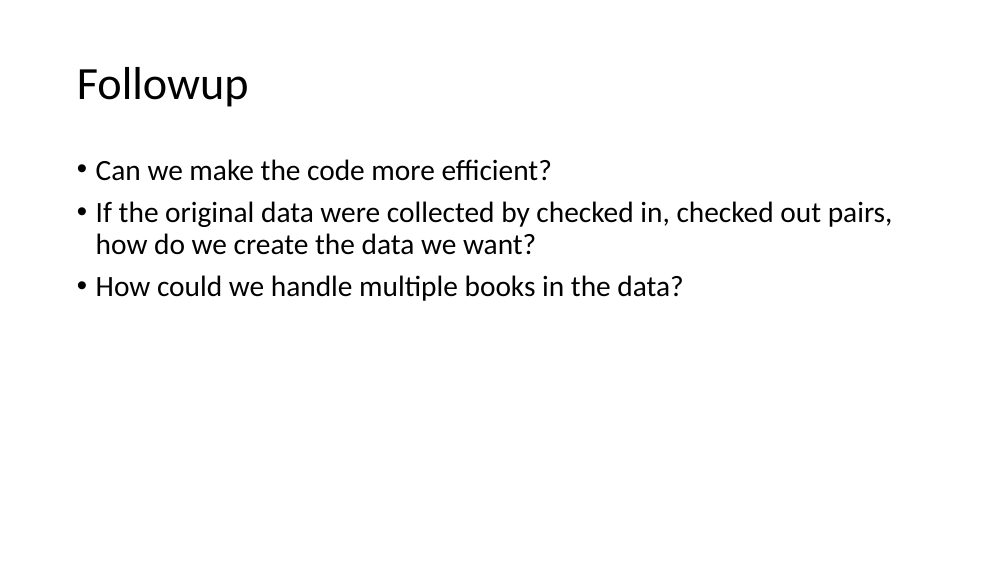
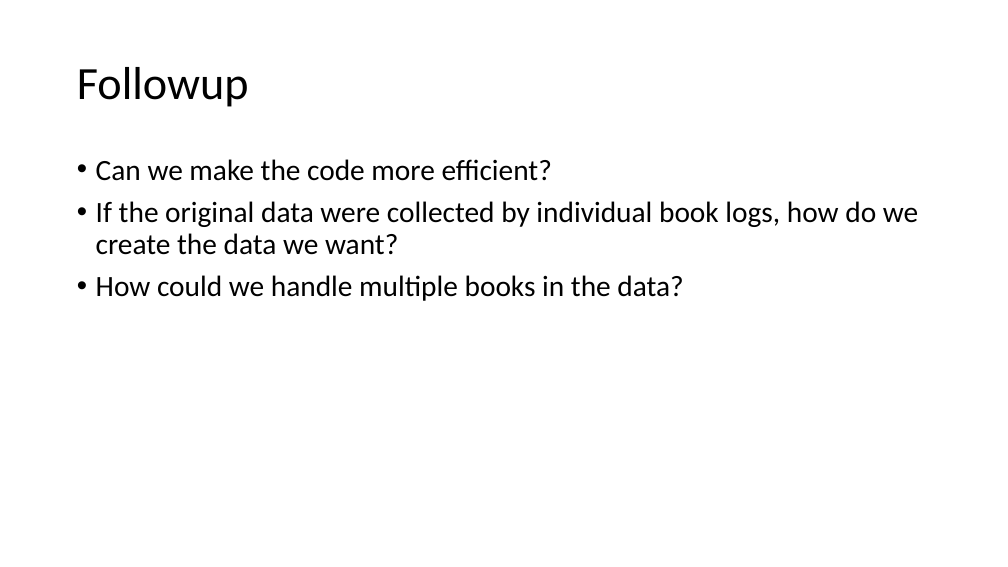
Before and after one commit to russpj/Library, a slide deck: slide 10 of The Library Problem.pptx. Drawn at 1008x567 pixels with LibreOffice and Linux fonts; fonts in the diff are those of the drawing. Boxes give left, top, right and bottom in pixels: in the first picture for what was removed or moved away, otherwise in the second. Text is boxed around its words. In the diff, an @@ line names an element or a change of style, - is before the commit and + after.

```diff
--- a/The Library Problem.pptx
+++ b/The Library Problem.pptx
@@ text at [96, 201, 918, 255]: text changed @@
-• If the original data were collected by checked in, checked out pairs, how do we create the data we want?
+• If the original data were collected by individual book logs, how do we create the data we want?
```
Also in this commit, not shown: 1 other slide changed.
